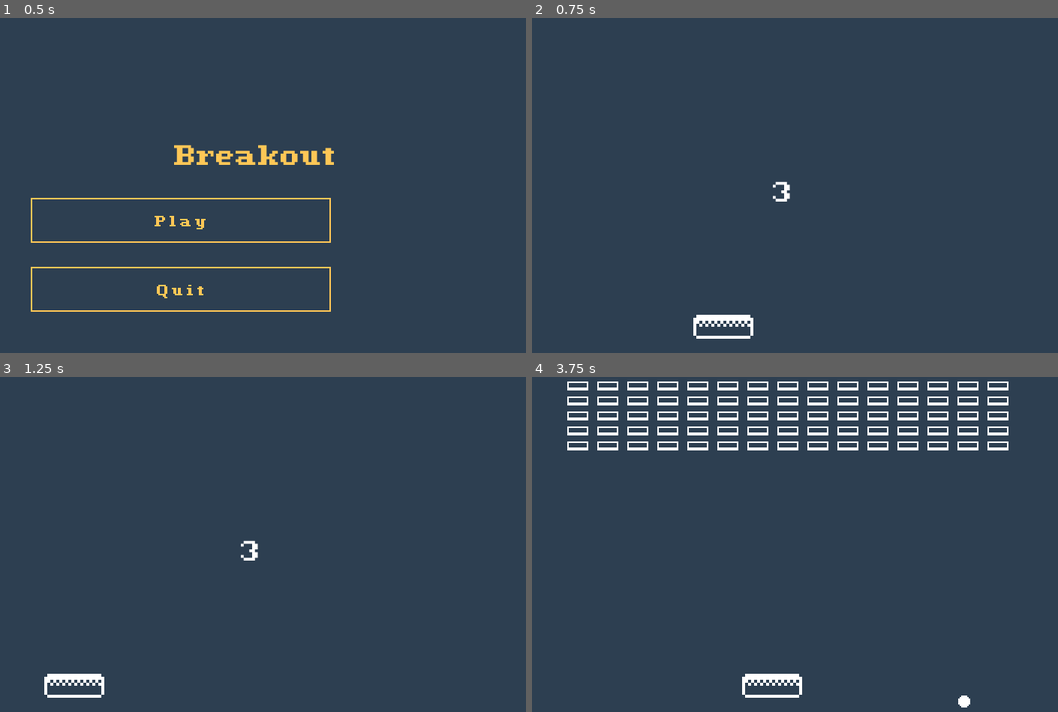
Above: before the commit, frames 1-4 (two rows, left to right).
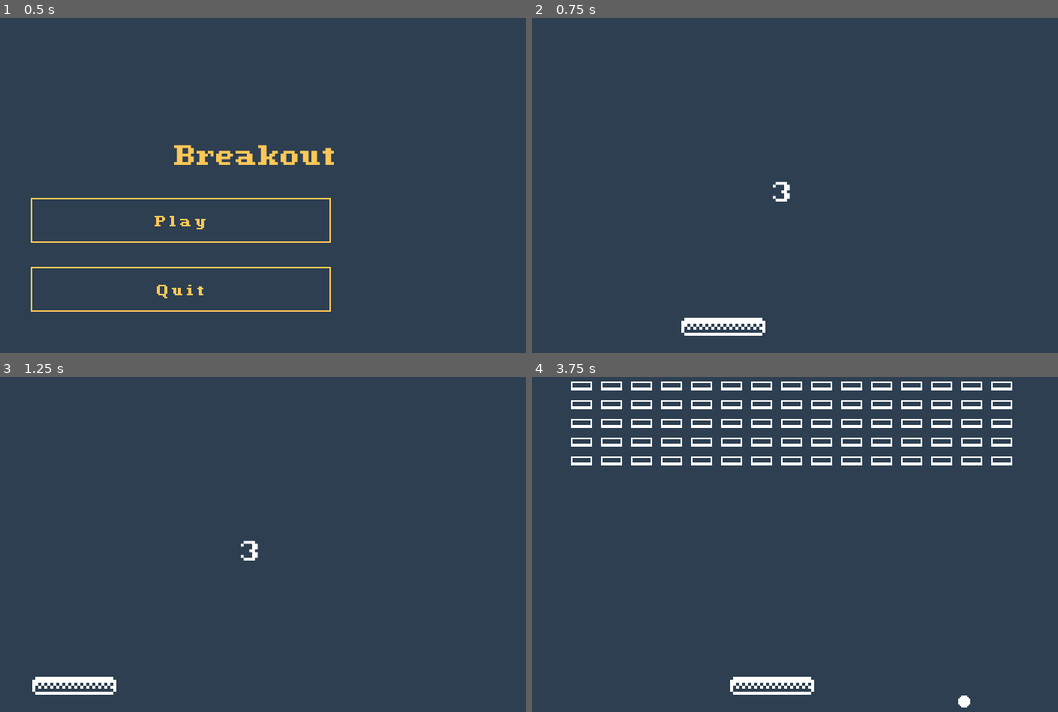
Above: after the commit, the same moments.

Repository: cnnranderson/godot-breakout
Game: Godot game, scene res://scenes/main/MainScene.tscn
Two runs of this game, one before a commit and one after it. Both use one fixed random seed, a clock stepped at 60 frames per second and the inputs below.
Inputs (mouse positions are in pixels of both pictures, inside the frame that each line leads up to):
- Up to frame 1 (0.5 s): no input
- Up to frame 2 (0.75 s): click "Play" at 0.5 s
- Up to frame 3 (1.25 s): no input
- Up to frame 4 (3.75 s): move the mouse to (905, 517) at 1.27 s; hold Up (ui_up) 1.28-2.03 s; move the mouse to (679, 554) at 2.02 s; move the mouse to (842, 457) at 2.77 s; hold Up (ui_up) from 2.78 s (still down); move the mouse to (763, 608) at 3.52 s

Frame 1 is identical in both runs. In frame 2, 0.6% of the frame differs, in the area x 28-45%, y 88-96%; in frame 3, 0.6%; in frame 4, 7.4%, in the area x 6-92%, y 1-96%.

Commit message:
Change ball size, new rng calc

Diff:
--- a/entities/brick/Brick.gd
+++ b/entities/brick/Brick.gd
@@ -12,6 +12,8 @@
 
 func _ready():
 	set_meta("type", "brick")
+
+func _process(delta):
 	var color = COLOR_SINGLE if hp < 2 else COLOR_DOUBLE
 	$Sprite.material.set_shader_param("SelectedColor", color)
 
@@ -19,8 +21,6 @@
 	if hp > 0:
 		hp -= 1
 
-	var color = COLOR_SINGLE if hp < 2 else COLOR_DOUBLE
-	$Sprite.material.set_shader_param("SelectedColor", color)
 	if hp == 0:
 		Events.emit_signal("brick_destroyed", points, grid_coord)
 		queue_free()
--- a/entities/grid/Grid.gd
+++ b/entities/grid/Grid.gd
@@ -3,6 +3,7 @@
 
 const _Brick = preload("res://entities/brick/Brick.tscn")
 
+export(Vector2) var grid_size = Vector2(15, 5)
 var grid = []
 var bricks_left = 0
 
@@ -14,20 +15,19 @@
 
 func _init_grid():
 	grid = []
-	for i in range(5):
+	for i in range(grid_size.y):
 		grid.append([])
-		for j in range(15):
+		for j in range(grid_size.x):
 			var b = _create_brick(Vector2(j, i))
 			grid[i].append(b)
 			bricks_left += 1
 			$Bricks.add_child(b)
-	pass
 
 func _create_brick(coord):
 	var brick = _Brick.instance()
 	brick.grid_coord = coord
-	brick.position = Vector2(coord.x * 40 + 80, coord.y * 20 + 40)
-	brick.hp = 2 if randf() > .75 else 1
+	brick.position = Vector2(coord.x * 40 + 85, coord.y * 25 + 40)
+	brick.hp = 2 if Helpers.chance_luck(25) else 1
 	return brick
 
 func _Event_brick_destroyed(points, coordinate):
--- a/entities/paddle/Paddle.gd
+++ b/entities/paddle/Paddle.gd
@@ -3,9 +3,10 @@
 export(int) var speed = 800
 export(int) var start_y = 440
 
+onready var width = $Sprite.texture.get_width() * scale.x
+
 var velocity = Vector2()
 var target = Vector2()
-onready var width = $Sprite.texture.get_width() * scale.x
 
 func _ready():
 	set_meta("type", "paddle")
@@ -17,14 +18,7 @@
 func _physics_process(delta):
 	position.y = start_y
 	velocity = position.direction_to(target) * speed
-	velocity.y = 0
 	velocity = move_and_slide(velocity)
 
 	position.x = clamp(position.x, width / 2, 720 - width / 2)
-
-func bounce():
-	#var bounce_scale = Vector2(1.2, 1.2)
-	#$Tween.interpolate_property($Sprite, "scale", Vector2(1, 1), bounce_scale, .1, Tween.TRANS_CUBIC, Tween.EASE_IN)
-	#$Tween.interpolate_property($Sprite, "scale", bounce_scale, Vector2(1, 1), .1, Tween.TRANS_CUBIC, Tween.EASE_OUT, .1)
-	#$Tween.start()
-	pass
+	position.y = start_y
--- a/entities/paddle/Paddle.tscn
+++ b/entities/paddle/Paddle.tscn
@@ -9,7 +9,7 @@
 shader_param/SelectedColor = Color( 0.18, 0.25, 0.32, 1 )
 
 [sub_resource type="RectangleShape2D" id=2]
-extents = Vector2( 10, 4 )
+extents = Vector2( 14, 3 )
 
 [node name="Paddle" type="KinematicBody2D"]
 scale = Vector2( 4, 4 )
@@ -22,5 +22,4 @@
 texture = ExtResource( 2 )
 
 [node name="CollisionShape2D" type="CollisionShape2D" parent="."]
-visible = false
 shape = SubResource( 2 )
--- a/project.godot
+++ b/project.godot
@@ -48,6 +48,7 @@
 Events="*res://scripts/Events.gd"
 Sounds="*res://scripts/Sounds.gd"
 GameState="*res://scripts/GameState.gd"
+Helpers="*res://scripts/Helpers.gd"
 
 [display]
 
--- a/scenes/game/GameScene.tscn
+++ b/scenes/game/GameScene.tscn
@@ -21,7 +21,7 @@
 [node name="Walls" type="StaticBody2D" parent="."]
 
 [node name="CollisionPolygon2D" type="CollisionPolygon2D" parent="Walls"]
-polygon = PoolVector2Array( -20, -25, 745, -25, 745, 500, 720, 500, 720, 0, 0, 0, 0, 500, -25, 500 )
+polygon = PoolVector2Array( -20, -20, 740, -20, 740, 500, 720, 500, 720, 0, 0, 0, 0, 500, -20, 500 )
 
 [node name="Timers" type="CanvasLayer" parent="."]
 
--- /dev/null
+++ b/scripts/Helpers.gd
@@ -0,0 +1,13 @@
+extends Node
+
+"""
+Misc. helper functions
+"""
+
+func chance_luck(percentage):
+	if percentage > 99:
+		return true
+	elif percentage > 0:
+		var chance = randi() % 99 + 1
+		return chance in range(1, percentage)
+	return false
Binary file changed: images/paddle.png
